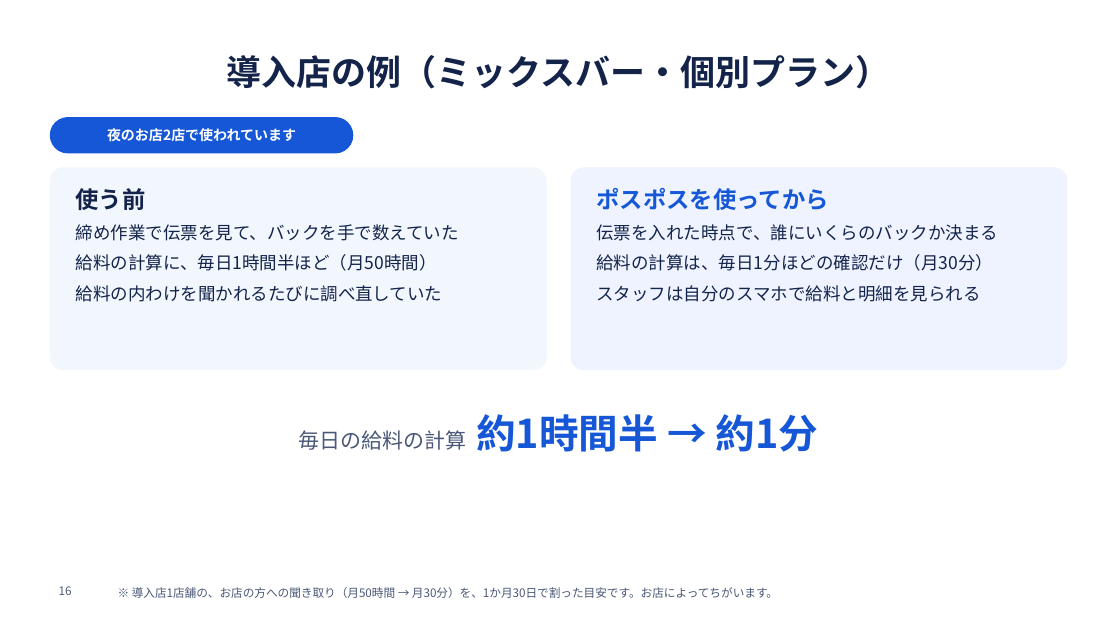
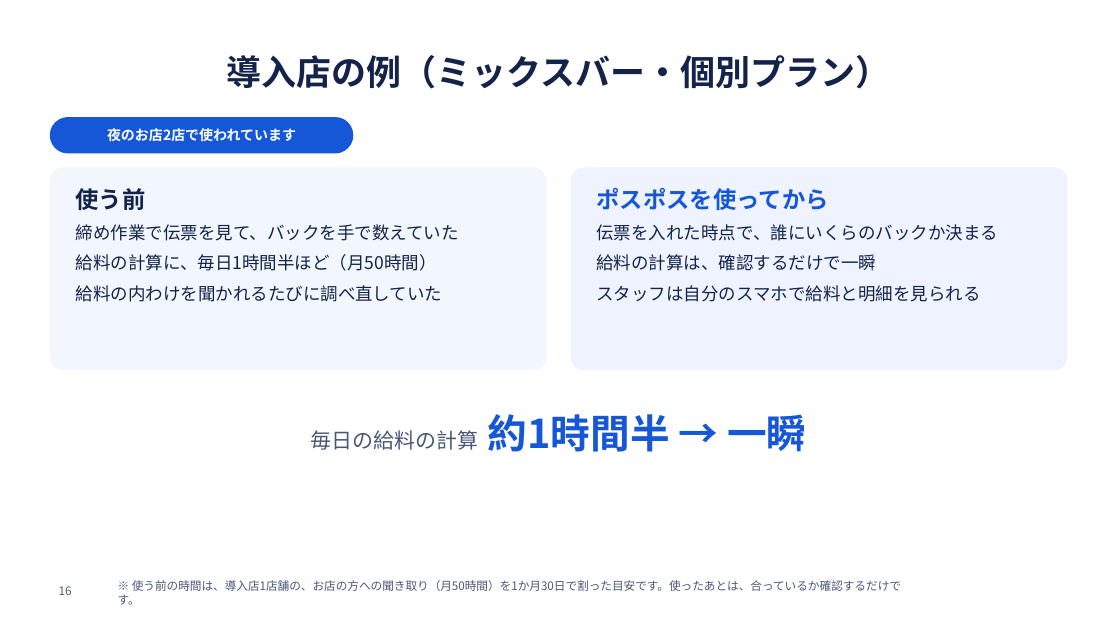
Before and after one commit to SatoAkito2026/GACHICAREERAI, a slide deck: slide 16 of docs/posupos-sales/posupos-teian.pptx. Drawn at 1120x630 pixels with LibreOffice and Linux fonts; fonts in the diff are those of the drawing; background and template pictures are left out. Boxes give left, top, right and bottom in pixels: in the first picture for what was removed or moved away, otherwise in the second. Text is boxed around its words. In the diff, an @@ line names an element or a change of style, - is before the commit and + after.

```diff
--- a/docs/posupos-sales/posupos-teian.pptx
+++ b/docs/posupos-sales/posupos-teian.pptx
@@ text at (596,254,876,271): text changed @@
-給料の計算は、毎日1分ほどの確認だけ（月30分）
+給料の計算は、確認するだけで一瞬
@@ text at (311,414,806,452): text changed; size 34 to 18 pt; text colour #1557D6 to #4A5878; bold off @@
-毎日の給料の計算 約1時間半 → 約1分
+毎日の給料の計算 約1時間半 → 一瞬
@@ text at (118,580,901,605): text changed @@
-※ 導入店1店舗の、お店の方への聞き取り（月50時間 → 月30分）を、1か月30日で割った目安です。お店によってちがいます。
+※ 使う前の時間は、導入店1店舗の、お店の方への聞き取り（月50時間）を1か月30日で割った目安です。使ったあとは、合っているか確認するだけです。
```
Also in this commit, not shown: 1 other slide changed, 16 other files.
